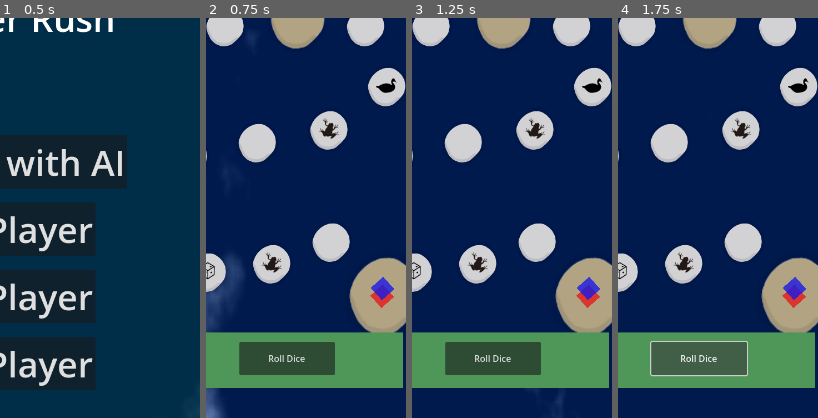
Above: before the commit, frames 1-4 (left to right).
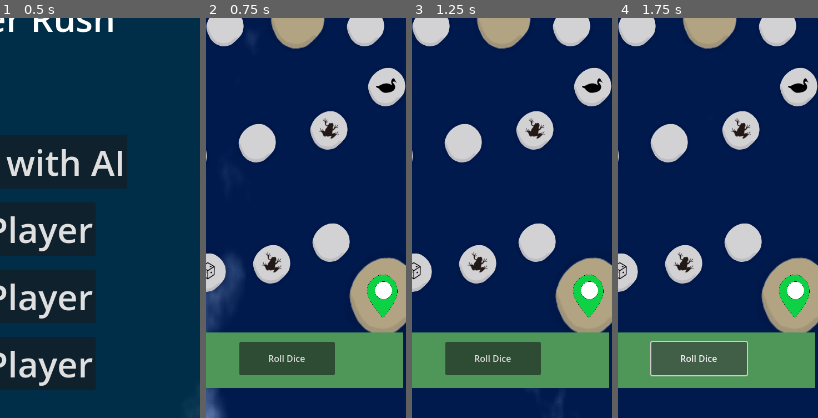
Above: after the commit, the same moments.

Repository: dcryptoniun/RiverRush-Mobile
Game: Godot game, scene res://scenes/main_menu.tscn
Two runs of this game, one before a commit and one after it. Both use one fixed random seed, a clock stepped at 60 frames per second and the inputs below. The engine's default icon, where the game draws it, is replaced by a stand-in: a white triangle on a blue panel in a dark square.
Inputs:
- Up to frame 1 (0.5 s): no input
- Up to frame 2 (0.75 s): click "Play with AI" at 0.5 s
- Up to frame 3 (1.25 s): no input
- Up to frame 4 (1.75 s): click "Roll Dice" at 1.25 s
The pictures show only the part of the screen within x 44-94%, y 50-100%; the shares and areas given below are measured in that part.

Frame 1 is identical in both runs. In frame 2, 1.2% of the frame differs, in the area x 80-96%, y 64-75%; in frame 3, 1.2%; in frame 4, 1.2%.

Commit message:
feat(game_board): add player sprites and update player initialization
Added colored player sprites (red, blue, green, yellow) and updated the player initialization logic to use these sprites instead of placeholder rectangles. This improves the visual representation of players in the game board scene. The player movement logic now references the new sprite nodes, and the player count determines which sprites are visible.

Diff:
--- a/scenes/game_board.tscn
+++ b/scenes/game_board.tscn
@@ -9,6 +9,10 @@
 [ext_resource type="Texture2D" uid="uid://2sv4d8qffypo" path="res://assets/stone/switchstone.png" id="6_ixnwj"]
 [ext_resource type="Script" uid="uid://dp7op76qqm2m1" path="res://scripts/game_board.gd" id="7_ixnwj"]
 [ext_resource type="PackedScene" uid="uid://c8yvnxgvxnvqw" path="res://scenes/wood_log.tscn" id="9_04ve2"]
+[ext_resource type="Texture2D" uid="uid://cibkjhra1kj6c" path="res://assets/Players/red.png" id="10_sax53"]
+[ext_resource type="Texture2D" uid="uid://c1h38vgc3fjm1" path="res://assets/Players/green.png" id="11_axant"]
+[ext_resource type="Texture2D" uid="uid://dh1bvs4nogkmc" path="res://assets/Players/blue.png" id="12_cac7a"]
+[ext_resource type="Texture2D" uid="uid://laaipvhvgtov" path="res://assets/Players/yellow.png" id="13_hl2y5"]
 
 [sub_resource type="Curve2D" id="Curve2D_cwqdw"]
 _data = {
@@ -300,12 +304,49 @@
 position = Vector2(-132, -132)
 scale = Vector2(0.4, 0.4)
 
-[node name="Path2D" type="Path2D" parent="."]
+[node name="RedPath2D" type="Path2D" parent="."]
 curve = SubResource("Curve2D_cwqdw")
 
-[node name="PathFollow2D" type="PathFollow2D" parent="Path2D"]
+[node name="PathFollow2D" type="PathFollow2D" parent="RedPath2D"]
 position = Vector2(632, 1221)
-rotation = -2.30305
+rotates = false
+
+[node name="Sprite2D" type="Sprite2D" parent="RedPath2D/PathFollow2D"]
+scale = Vector2(0.15, 0.15)
+texture = ExtResource("10_sax53")
+
+[node name="GreenPath2D" type="Path2D" parent="."]
+curve = SubResource("Curve2D_cwqdw")
+
+[node name="PathFollow2D" type="PathFollow2D" parent="GreenPath2D"]
+position = Vector2(632, 1221)
+rotates = false
+
+[node name="Sprite2D" type="Sprite2D" parent="GreenPath2D/PathFollow2D"]
+scale = Vector2(0.15, 0.15)
+texture = ExtResource("11_axant")
+
+[node name="BluePath2D" type="Path2D" parent="."]
+curve = SubResource("Curve2D_cwqdw")
+
+[node name="PathFollow2D" type="PathFollow2D" parent="BluePath2D"]
+position = Vector2(632, 1221)
+rotates = false
+
+[node name="Sprite2D" type="Sprite2D" parent="BluePath2D/PathFollow2D"]
+scale = Vector2(0.15, 0.15)
+texture = ExtResource("12_cac7a")
+
+[node name="YellowPath2D" type="Path2D" parent="."]
+curve = SubResource("Curve2D_cwqdw")
+
+[node name="PathFollow2D" type="PathFollow2D" parent="YellowPath2D"]
+position = Vector2(632, 1221)
+rotates = false
+
+[node name="Sprite2D" type="Sprite2D" parent="YellowPath2D/PathFollow2D"]
+scale = Vector2(0.15, 0.15)
+texture = ExtResource("13_hl2y5")
 
 [node name="CanvasLayer" type="CanvasLayer" parent="."]
 
--- a/scripts/game_board.gd
+++ b/scripts/game_board.gd
@@ -24,7 +24,7 @@
 	Color(0.9, 0.9, 0.1, 0.8)   # Yellow (Player 4)
 ]
 var player_count = 2  # Default player count if not specified
-var player_rects = []  # Array to store all player rectangles
+var player_sprites = []  # Array to store all player sprite nodes
 var player_positions = []  # Array to store positions of all players
 var player_previous_positions = []  # Array to store previous positions of all players
 var player_checkpoints = []  # Array to store checkpoints of all players
@@ -32,13 +32,13 @@
 var player_tweens = []  # Array to store tweens for each player
 var current_player_index = 0  # Index of the current player
 var player_turn_label = null  # Label to display current player's turn
+var player_textures = []  # Array to store player textures
 
 # AI player variables
 var ai_enabled = false  # Flag to indicate if AI is enabled for player 2
 var ai_thinking_timer = null  # Timer for AI "thinking" delay
 
 var stone_node_positions = {}  # Will store actual positions of stones in the scene
-var path_2d = null  # Reference to Path2D for player movement
 var is_moving = false  # Flag to track if player is currently moving
 var pause_menu = null  # Reference to the pause menu
 
@@ -90,8 +90,7 @@
 	# Reference to the wood log scene - we don't instantiate it here anymore
 	# as it's already a separate scene that will be managed independently
 
-	# Get reference to Path2D for player movement
-	path_2d = $Path2D
+	# Using individual Path2D nodes for each player now
 
 	# Connect to wood log movement complete signal
 	var wood_log_node = get_node_or_null("WoodLog")
@@ -208,7 +207,7 @@
 			steps = steps - 3  # Convert 4,5,6 to 1,2,3 for brown faces
 
 		# Move current player - wood log movement will be triggered after player movement completes
-		move_player(player_rects[current_player_index], steps)
+		move_player(player_sprites[current_player_index], steps)
 
 		# Note: Wood log movement is now handled in move_player after player movement completes
 	)
@@ -262,8 +261,21 @@
 				stone_node_positions[pos_key] = stone_node.global_position + Vector2(stone_node.size.x/2, stone_node.size.y/2)
 				print("Stored position for ", stone_name, ": ", stone_node_positions[pos_key])
 
-# Function to create player placeholders
+# Function to load player textures
+func _load_player_textures():
+	# Load player textures from assets/players folder
+	player_textures = [
+		load("res://assets/players/red.png"),
+		load("res://assets/players/blue.png"),
+		load("res://assets/players/green.png"),
+		load("res://assets/players/yellow.png")
+	]
+
+# Function to initialize players from the scene
 func create_player():
+	# Load player textures
+	_load_player_textures()
+
 	# Get reference to the player turn label in the scene
 	player_turn_label = %PlayerTurnLabel
 
@@ -271,46 +283,70 @@
 	player_turn_label.text = "Player 1's Turn"
 	player_turn_label.add_theme_color_override("font_color", player_colors[0])
 
-	# Create players based on player_count
-	for i in range(player_count):
-		# Create a PathFollow2D for this player
-		var path_follow = PathFollow2D.new()
-		path_2d.add_child(path_follow)
+	# Initialize arrays
+	player_sprites = []
+	player_path_follows = []
+	player_tweens = []
+	player_positions = []
+	player_previous_positions = []
+	player_checkpoints = []
+
+	# Define the color names for each player path
+	var color_names = ["Red", "Green", "Blue", "Yellow"]
+
+	# First, find and process all player nodes in the scene
+	for i in range(color_names.size()):
+		# Get the Path2D node for this player
+		var path_name = color_names[i] + "Path2D"
+		var path_node = get_node_or_null(path_name)
+
+		if not path_node:
+			print("Error: Path2D node '" + path_name + "' not found in scene")
+			continue
+
+		# Get the PathFollow2D node
+		var path_follow = path_node.get_node_or_null("PathFollow2D")
+		if not path_follow:
+			print("Error: PathFollow2D node not found under '" + path_name + "'")
+			continue
+
+		# Get the Sprite2D node
+		var player_sprite = path_follow.get_node_or_null("Sprite2D")
+		if not player_sprite:
+			print("Error: Sprite2D node not found under PathFollow2D")
+			continue
+
+		# Configure the PathFollow2D
 		path_follow.loop = false  # Don't loop around the path
-		path_follow.rotates = false  # Don't rotate the player along the path
 		path_follow.progress_ratio = 0.0  # Start at the beginning of the path
 
-		# Create a ColorRect as player placeholder
-		var player = ColorRect.new()
-		player.color = player_colors[i]  # Set color based on player index
-		player.custom_minimum_size = Vector2(30, 30)  # Size of player
-
-		# Add player to the PathFollow2D
-		path_follow.add_child(player)
-
-		# Center the player on the path by setting its position to be exactly centered
-		# The position needs to be negative half of the player's size to center it on the path point
-		player.position = Vector2(-player.custom_minimum_size.x/2, -player.custom_minimum_size.y/2)
-
-		# Offset each player slightly so they're all visible
-		player.position += Vector2(i * 10, i * 10)
-
-		# Add player and PathFollow2D to our arrays
-		player_rects.append(player)
-		player_path_follows.append(path_follow)
-		player_tweens.append(null)  # Initialize tween array with null values
-
-		# Initialize player position, previous position and checkpoint
-		player_positions.append(1)  # All players start at position 1
-		player_previous_positions.append(1)  # All players start with previous position at position 1
-		player_checkpoints.append(1)  # All players start with checkpoint at position 1
+		# Only add active players to our arrays based on player_count
+		if i < player_count:
+			# Make sure this player is visible
+			player_sprite.visible = true
+
+			# Add player and PathFollow2D to our arrays
+			player_sprites.append(player_sprite)
+			player_path_follows.append(path_follow)
+
+			# Initialize tween array with null values
+			player_tweens.append(null)
+
+			# Initialize player position, previous position and checkpoint
+			player_positions.append(1)  # All players start at position 1
+			player_previous_positions.append(1)  # All players start with previous position at position 1
+			player_checkpoints.append(1)  # All players start with checkpoint at position 1
+		else:
+			# Hide players that exceed the player count
+			player_sprite.visible = false
+			print("Player " + str(i + 1) + " hidden as player_count is set to " + str(player_count))
 
 	# Update the visual position of the current player
 	update_player_visual_position()
 
 # Function to update player visual position based on current player's position
 func update_player_visual_position():
-	if player_rects.size() == 0 or player_path_follows.size() == 0:
+	if player_sprites.size() == 0 or player_path_follows.size() == 0:
 		return
 
 	# Check if the current player is already moving
@@ -344,7 +380,7 @@
 
 # Function to update a specific player's visual position without changing the current player's turn
 func update_player_position_by_index(player_idx):
-	if player_rects.size() == 0 or player_path_follows.size() == 0 or player_idx < 0 or player_idx >= player_rects.size():
+	if player_sprites.size() == 0 or player_path_follows.size() == 0 or player_idx < 0 or player_idx >= player_sprites.size():
 		return
 
 	# Get the specified player's position
@@ -501,7 +537,7 @@
 func _process(delta):
 	# Check for wood log collisions with all players
 	var wood_log_node = get_node_or_null("/root/GameBoard/WoodLog")
-	if wood_log_node and player_rects.size() > 0:
+	if wood_log_node and player_sprites.size() > 0:
 		# Update UI or game state based on wood log movement
 		if wood_log_node.is_moving:
 			# Disable dice button or show visual indicator that dice can't be rolled
@@ -512,7 +548,7 @@
 
 			# Check collision only for active players based on player_count
 			for i in range(player_count):
-				var player = player_rects[i]
+				var player = player_sprites[i]
 				var player_pos = player_positions[i]
 
 				# Simple collision detection - if wood log is moving and player is in unsafe position
Binary file added: assets/Players/blue.png
Not shown, added: assets/Players/blue.png.import
Binary file added: assets/Players/green.png
Not shown, added: assets/Players/green.png.import
Binary file added: assets/Players/red.png
Not shown, added: assets/Players/red.png.import
Binary file added: assets/Players/yellow.png
Not shown, added: assets/Players/yellow.png.import
Not shown: 1 places in scenes/game_board.tscn that only renumber resources
